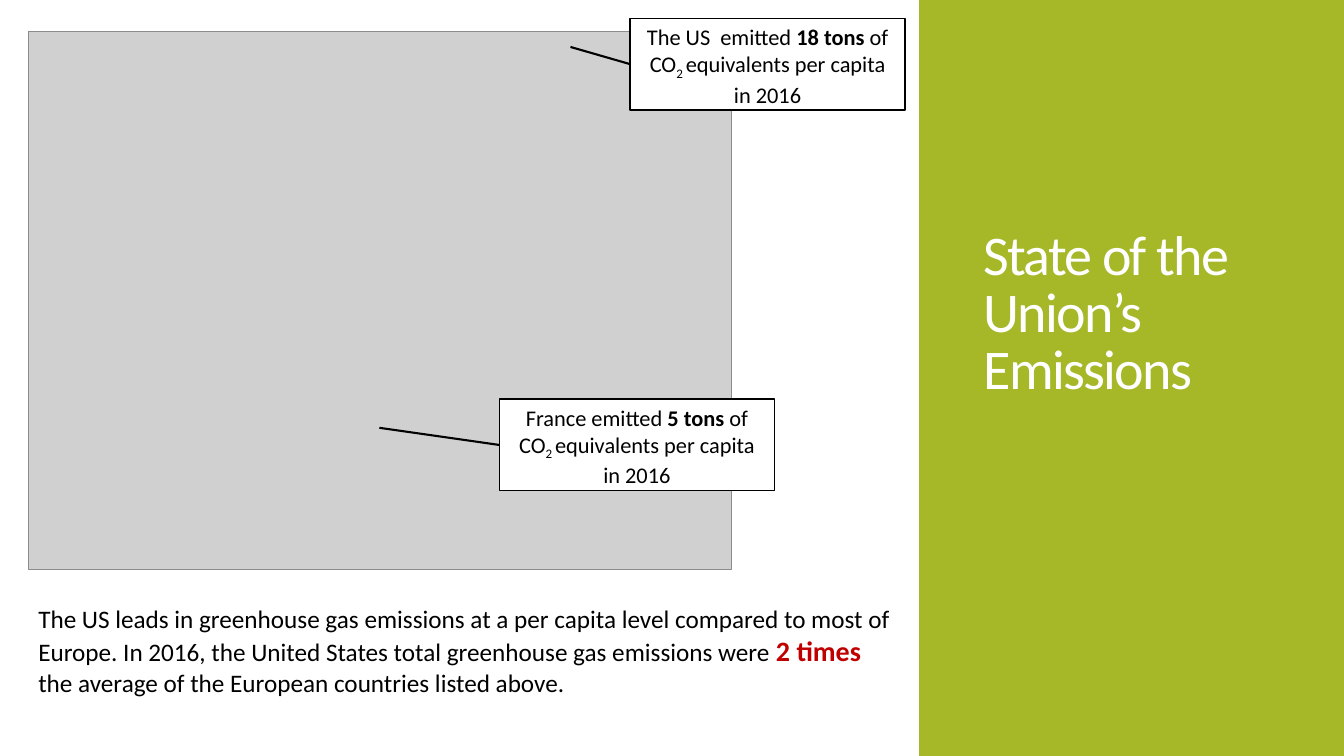
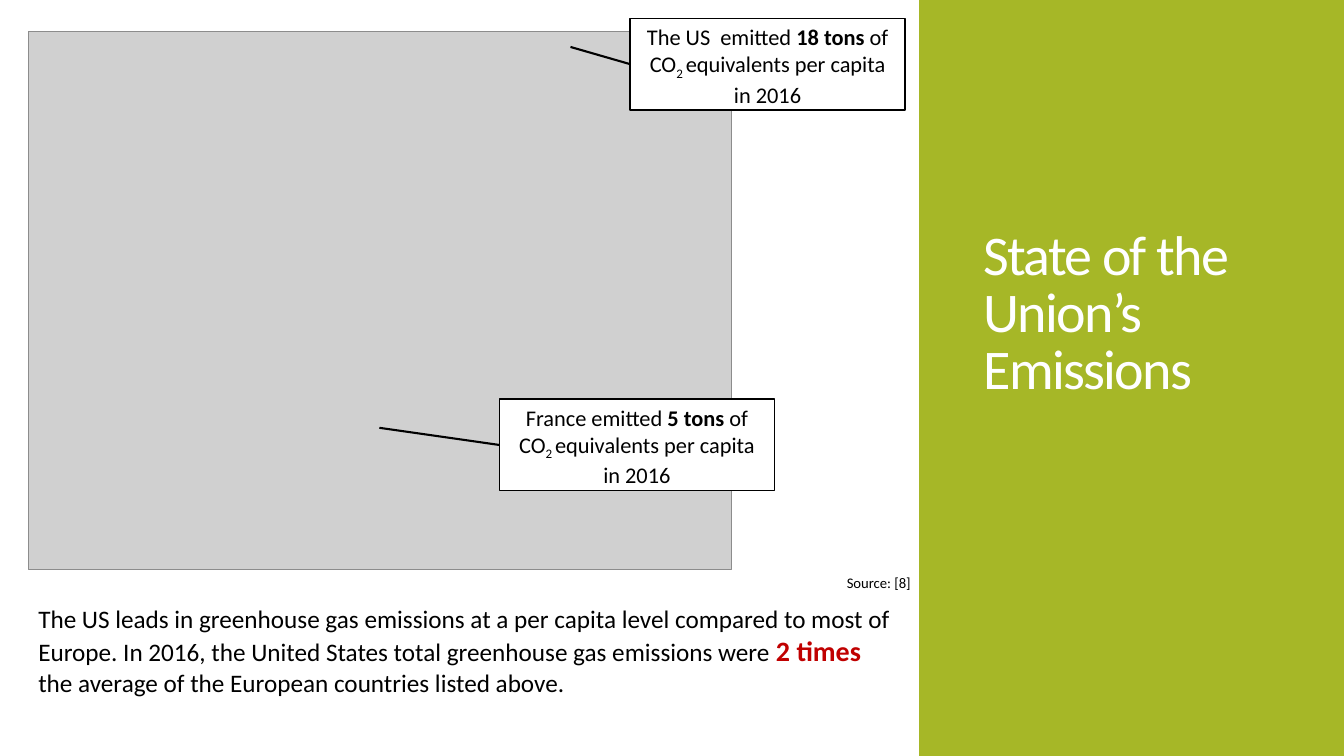
Before and after one commit to megball/DS6390-project, a slide deck: slide 3 of docs/MeganBall_Energy_DataStory_DS6390.pptx. Drawn at 1344x756 pixels with LibreOffice and Linux fonts; fonts in the diff are those of the drawing; grey boxes stand for pictures. Boxes give left, top, right and bottom in pixels: in the first picture for what was removed or moved away, otherwise in the second. Text is boxed around its words. In the diff, an @@ line names an element or a change of style, - is before the commit and + after.

```diff
--- a/docs/MeganBall_Energy_DataStory_DS6390.pptx
+++ b/docs/MeganBall_Energy_DataStory_DS6390.pptx
@@ text added at (x1=847, y1=577, x2=910, y2=590), 10.5 pt, text #000000 @@
+Source: [8]
```
Also in this commit, not shown: 5 other slides changed, 5 other files.
